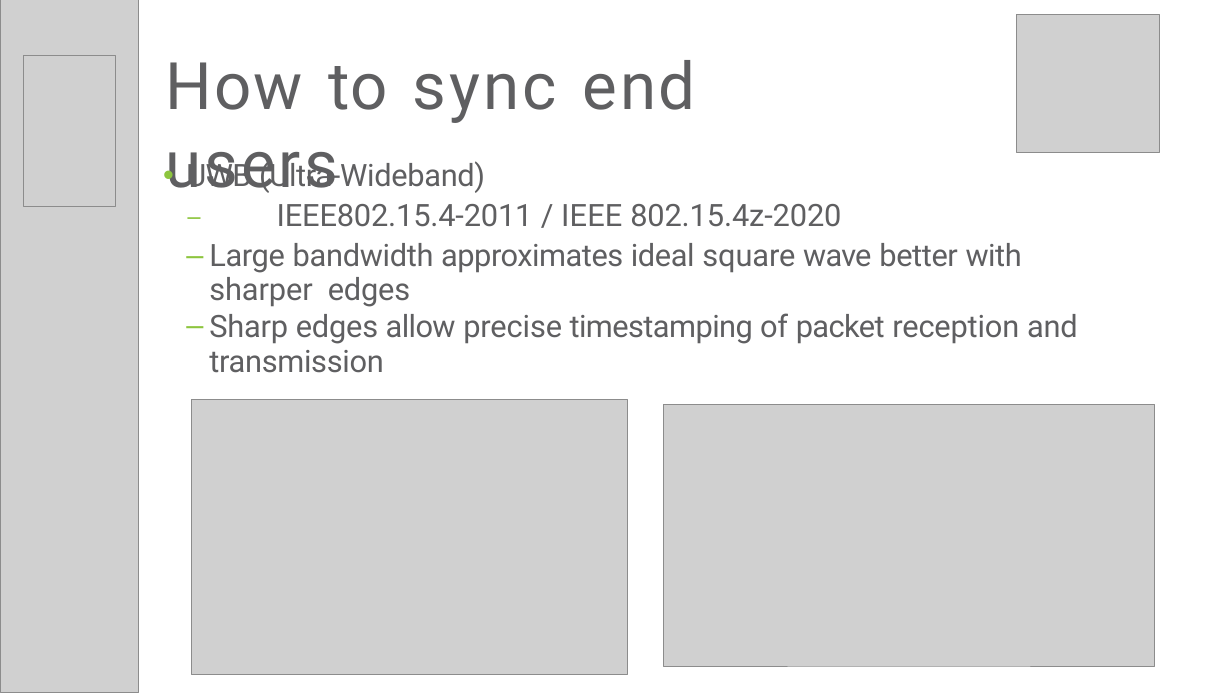
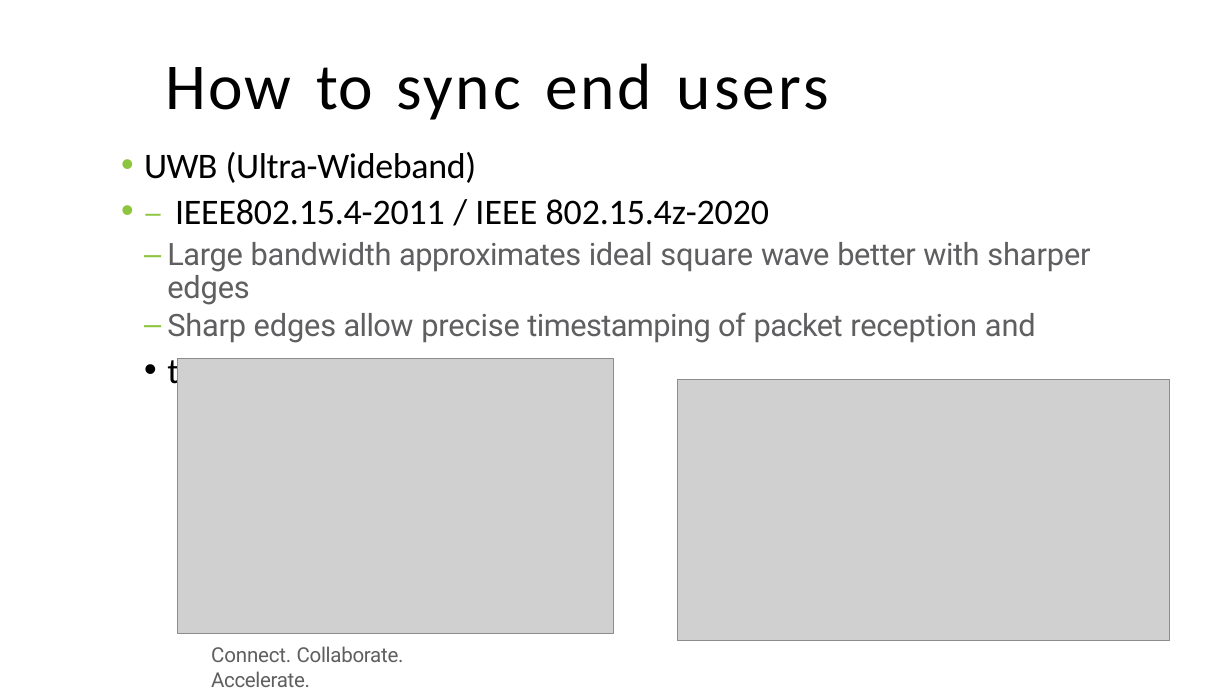
Before and after one commit to SiwaNetwork/QUANTUM, a slide deck: slide 4 of Time-Card/ДОКУМЕНТЫ/МАТЕРИАЛ СТАТЬИ/End User Synchronization.pptx. Drawn at 1232x693 pixels with LibreOffice and Linux fonts; fonts in the diff are those of the drawing; grey boxes stand for pictures. Boxes give left, top, right and bottom in pixels: in the first picture for what was removed or moved away, otherwise in the second. Text is boxed around its words. In the diff, an @@ line names an element or a change of style, - is before the commit and + after.

```diff
--- a/Time-Card/ДОКУМЕНТЫ/МАТЕРИАЛ СТАТЬИ/End User Synchronization.pptx
+++ b/Time-Card/ДОКУМЕНТЫ/МАТЕРИАЛ СТАТЬИ/End User Synchronization.pptx
@@ picture removed at [0, 0, 139, 693] @@
@@ picture removed at [1017, 15, 1160, 152] @@
@@ picture removed at [23, 55, 116, 206] @@
@@ title "How to sync end users" at [165, 63, 829, 120]: font Roboto to Calibri, text colour #5F5F61 to #000000; vertical alignment top to middle @@
@@ text "UWB (Ultra-Wideband)": place and size @@
-text "UWB (Ultra-Wideband)" at [186, 159, 1078, 373]
+text "UWB (Ultra-Wideband)" at [144, 152, 1090, 392]
@@ text at [144, 152, 769, 392]: size 24 to 28 pt in "UWB (Ultra-Wideband)", "– IEEE802.15.4-2011 / IEEE 802.15.4z-2020", "transmission"; font Roboto to Calibri, text colour #5F5F61 to #000000 in "UWB (Ultra-Wideband)", "IEEE802.15.4-2011 / IEEE 802.15.4z-2020", "transmission"; bullet none to •; more space between paragraphs @@
@@ picture: place and size @@
-picture at [191, 399, 628, 675]
+picture at [177, 359, 614, 634]
@@ picture: place and size @@
-picture at [664, 405, 1155, 666]
+picture at [677, 380, 1169, 641]
@@ text added at [211, 646, 404, 687], 16 pt, text #5F5F61 @@
+Connect. Collaborate. Accelerate.
```
Also in this commit, not shown: 19 other slides changed, 1 slide added, 5 slides removed, 4 other files.
